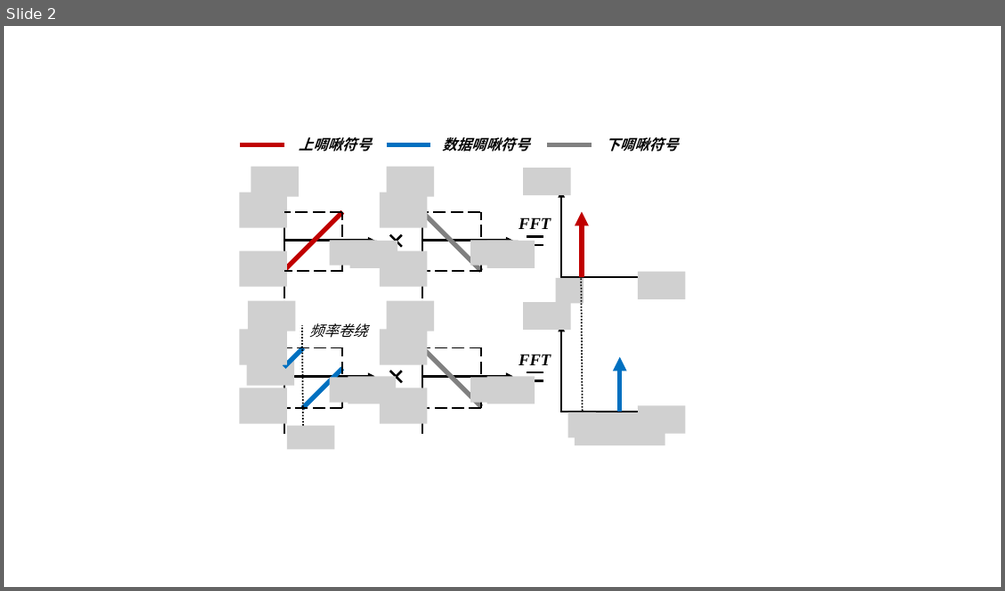
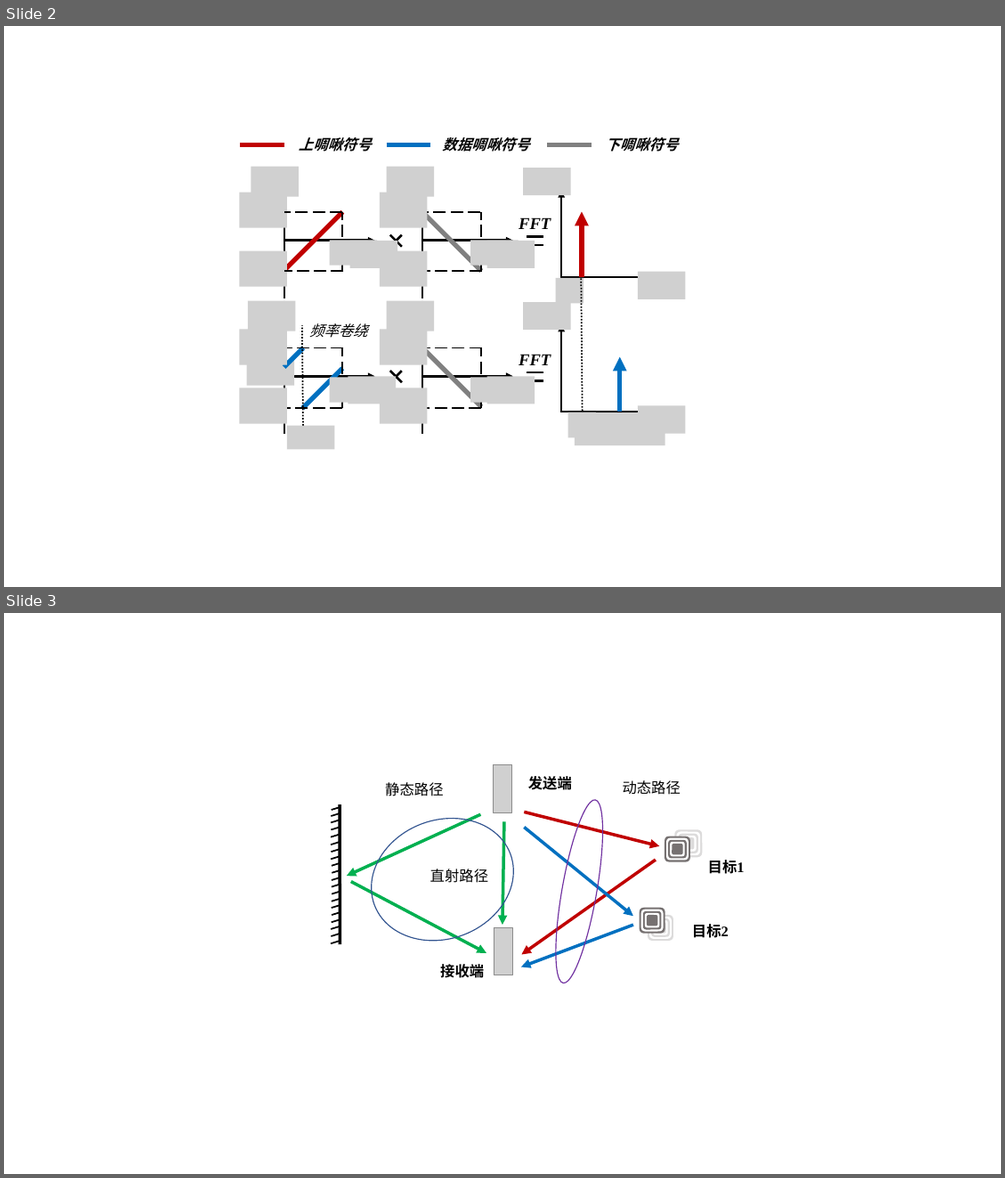
Before and after one commit to liuyihao18/Thesis, a slide deck: figures/figures.pptx. Shown one above the other, each under a label of ours: slide 2 before the commit, slides 2 and 3 after it. The pictures are 1005x591 and 1005x1178 pixels, drawn with LibreOffice and Linux fonts; fonts in the diff are those of the drawing; grey boxes stand for pictures. Boxes give left, top, right and bottom in pixels: in the first picture for what was removed or moved away, otherwise in the second. Text is boxed around its words. In the diff, an @@ line names an element or a change of style, - is before the commit and + after.

```diff
--- a/figures/figures.pptx
+++ b/figures/figures.pptx
@@ slide 3 added at [4,613,1001,1174], background #FFFFFF @@
@@ picture added at [493,765,512,812] @@
@@ ellipse added at [354,798,531,961], outline #325491 1 pt @@
@@ text added at [385,782,443,796], 14 pt, text #000000 @@
+静态路径
@@ text added at [528,776,572,790], 14 pt, text #000000, bold @@
+发送端
@@ ellipse added at [546,797,612,986], outline #7030A0 1 pt @@
@@ text added at [623,780,680,795], 14 pt, text #000000 @@
+动态路径
@@ group added at [331,804,340,944]: 21 lines @@
@@ arrow added from (480, 814) to (347, 876), #00B050 3 pt @@
@@ arrow added from (504, 821) to (502, 925), #00B050 3 pt @@
@@ arrow added from (525, 811) to (660, 846), #C00000 3 pt @@
@@ arrow added from (525, 827) to (633, 916), #0070C0 3 pt @@
@@ group added at [664,835,689,861]: 5 rounded rectangles @@
@@ group added at [675,830,703,858]: 5 rounded rectangles @@
@@ text added at [430,868,488,883], 14 pt, text #000000 @@
+直射路径
@@ arrow added from (655, 860) to (521, 955), #C00000 3 pt @@
@@ text added at [708,860,744,874], 14 pt, text #000000, bold @@
+目标1
@@ arrow added from (351, 882) to (486, 953), #00B050 3 pt @@
@@ picture added at [494,927,512,975] @@
@@ arrow added from (633, 925) to (521, 966), #0070C0 3 pt @@
@@ group added at [639,908,665,933]: 5 rounded rectangles @@
@@ group added at [647,915,673,941]: 5 rounded rectangles @@
@@ text added at [692,924,728,938], 14 pt, text #000000, bold @@
+目标2
@@ text added at [440,964,484,978], 14 pt, text #000000, bold @@
+接收端
```
Also in this commit, not shown: 3 other slides added, 6 other files.
